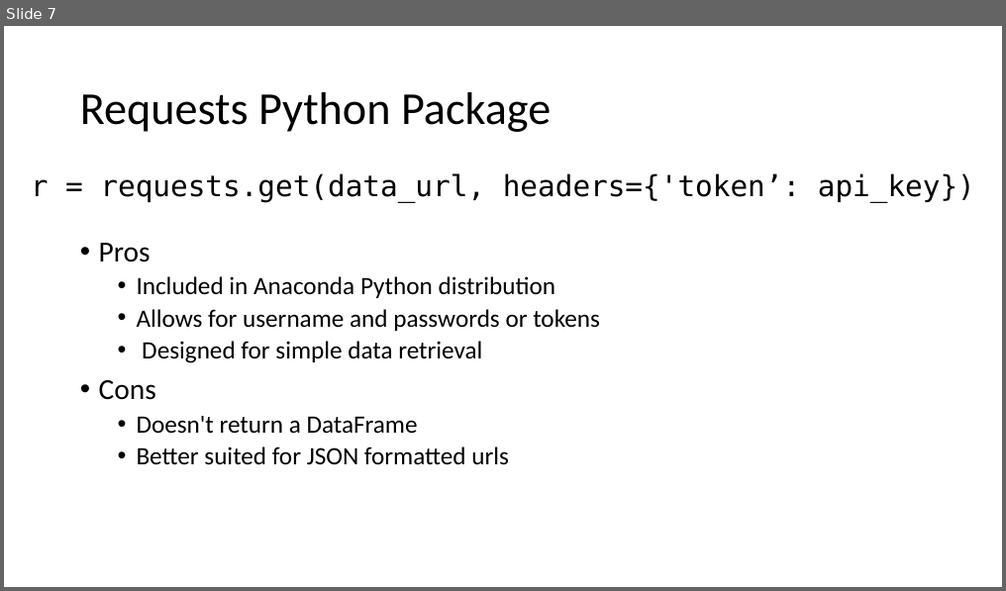
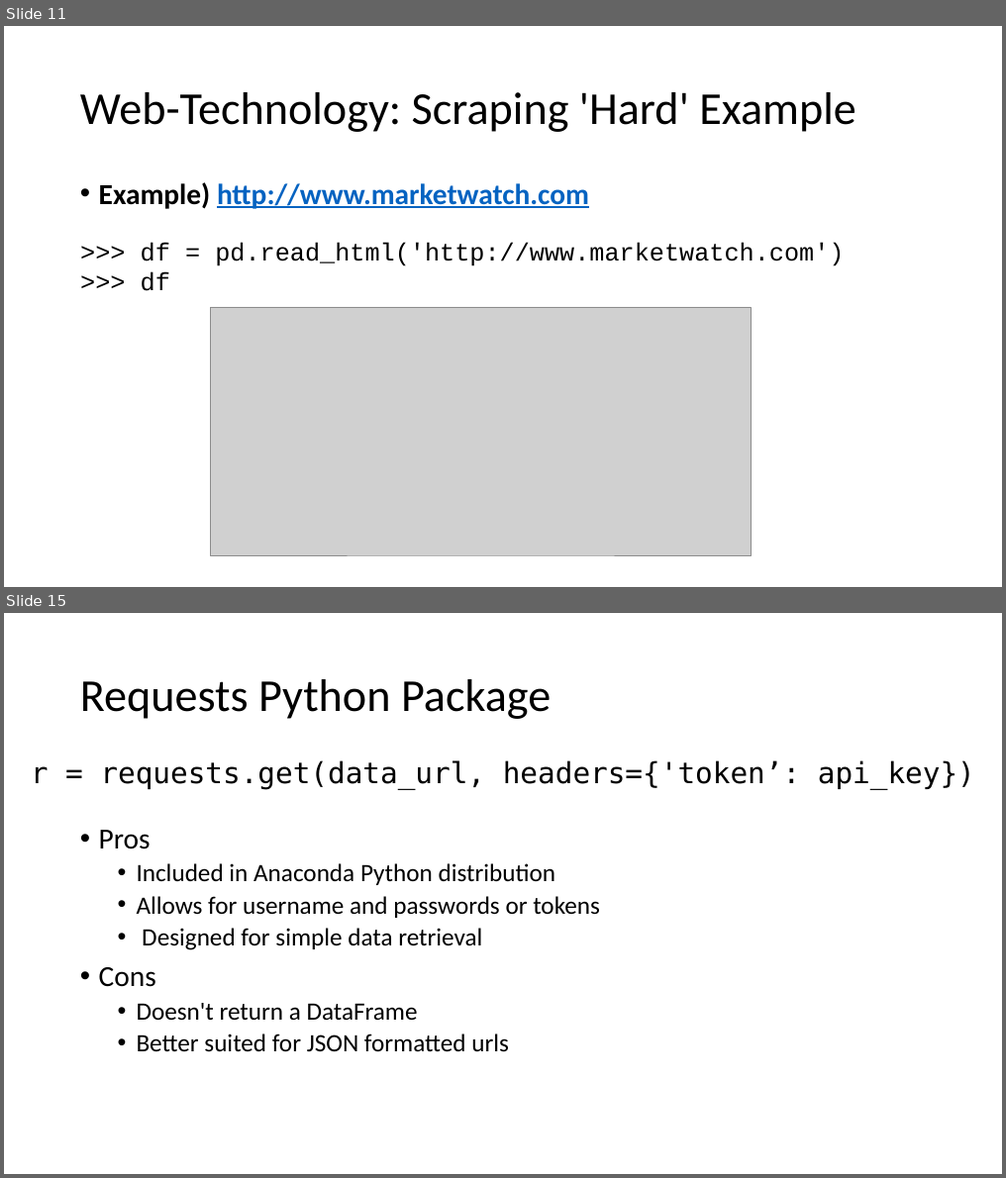
Before and after one commit to toddschultz/DegreesOfClimateChange, a slide deck: doc/design/TechnologyReview.pptx. Shown one above the other, each under a label of ours: slide 7 before the commit, slides 11 and 15 after it; the slides between them are not shown. The pictures are 1006x591 and 1006x1178 pixels, drawn with LibreOffice and Linux fonts; fonts in the diff are those of the drawing; grey boxes stand for pictures. Boxes give left, top, right and bottom in pixels: in the first picture for what was removed or moved away, otherwise in the second. Text is boxed around its words. In the diff, an @@ line names an element or a change of style, - is before the commit and + after.

```diff
--- a/doc/design/TechnologyReview.pptx
+++ b/doc/design/TechnologyReview.pptx
@@ slide 11 added at (4, 26, 1002, 587), background #FFFFFF @@
@@ title added at (80, 92, 856, 132), 44 pt, text #000000 @@
+Web-Technology: Scraping 'Hard' Example
@@ text added at (99, 182, 589, 209), 28 pt, text #0563C1, bold, underline @@
+• Example) http://www.marketwatch.com
@@ text added at (141, 242, 844, 291), 24 pt, text #000000 @@
+>>> df = pd.read_html('http://www.marketwatch.com')
+>>> df
@@ picture added at (211, 307, 750, 556) @@
@@ what was slide 7 is now slide 15 @@
```
Also in this commit, not shown: 7 other slides added, 1 other file.
